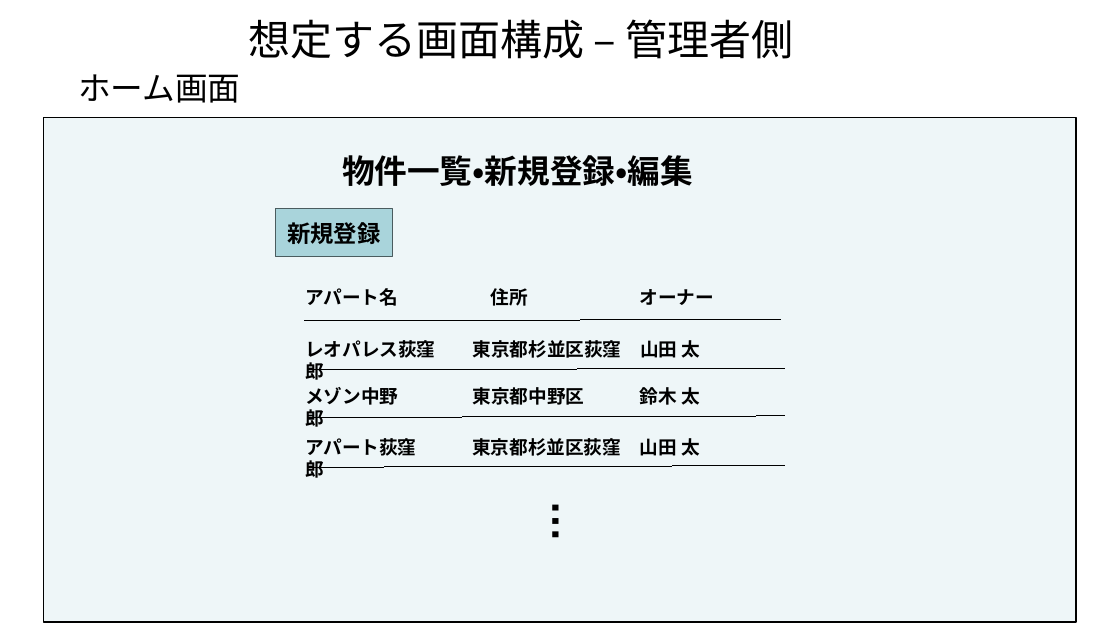
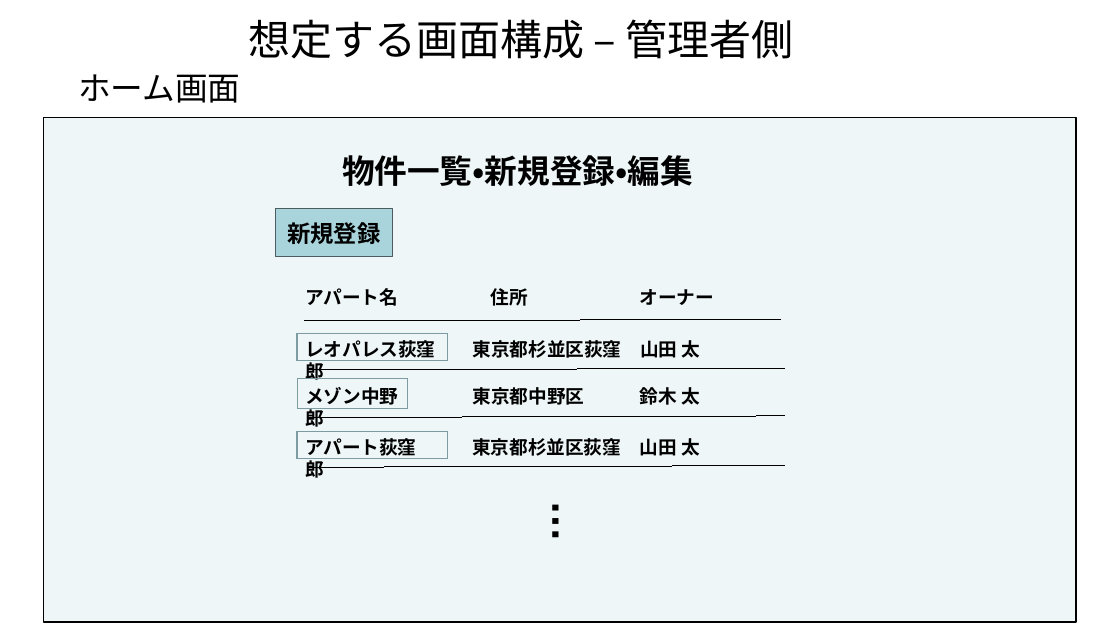
Before and after one commit to akikun918/apart-management-system, a slide deck: slide 12 of 要件定義書.pptx (slide 13 before the commit). Drawn at 1120x630 pixels with LibreOffice and Linux fonts; fonts in the diff are those of the drawing. Boxes give left, top, right and bottom in pixels: in the first picture for what was removed or moved away, otherwise in the second. Text is boxed around its words. In the diff, an @@ line names an element or a change of style, - is before the commit and + after.

```diff
--- a/要件定義書.pptx
+++ b/要件定義書.pptx
@@ rectangle added at <box>297,334,448,360</box>, outline #7D9DA2 1 pt @@
@@ rectangle added at <box>297,379,408,408</box>, outline #7D9DA2 1 pt @@
@@ rectangle added at <box>297,432,448,459</box>, outline #7D9DA2 1 pt @@
```
Also in this commit, not shown: 1 other slide changed, 1 slide removed, 7 other files.
